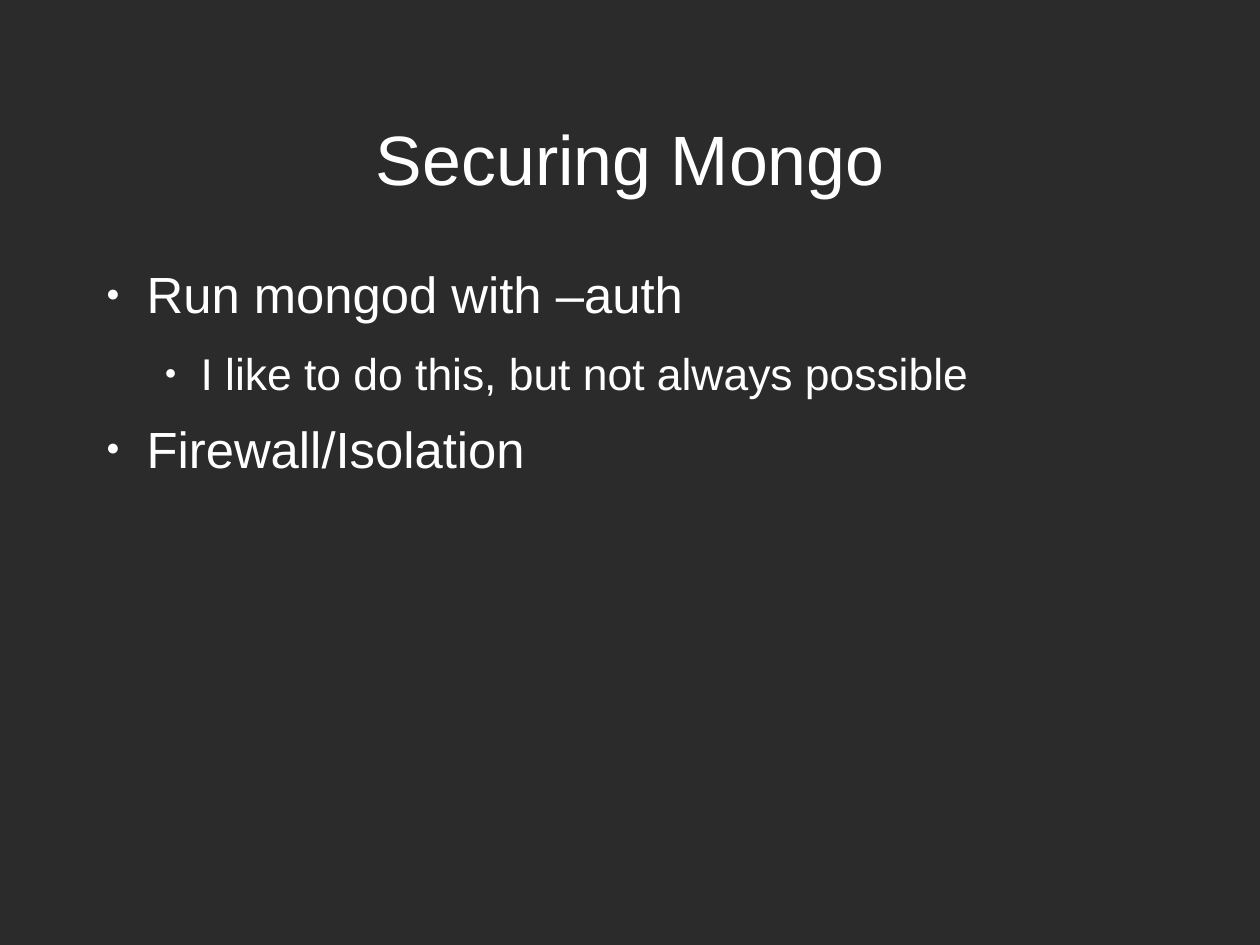
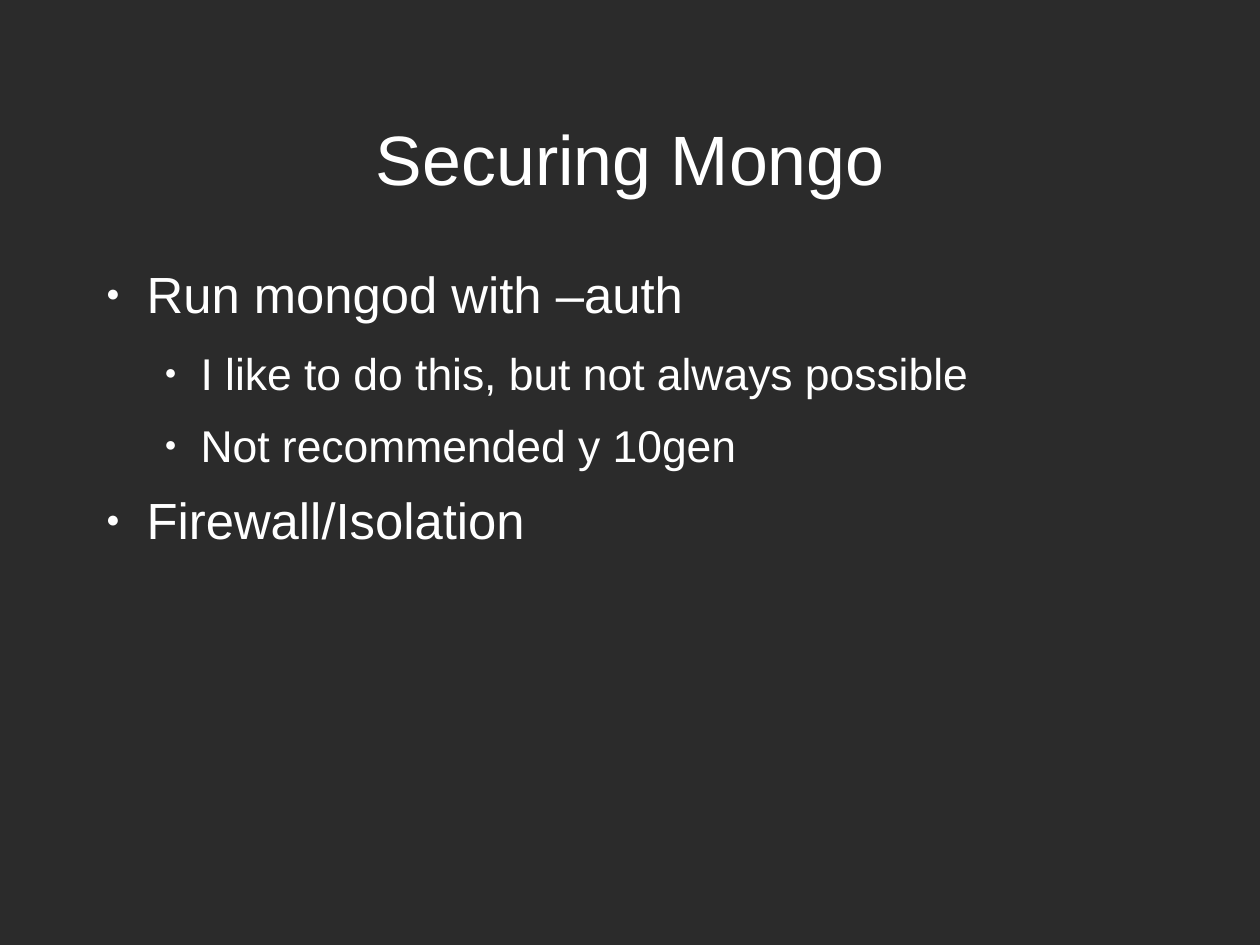
Before and after one commit to zippy1981/TalkMaterials, a slide deck: slide 19 of MongoMeetup/2010-July/Mongo Windows Administration for the Unix Programmer.odp. Drawn at 1260x945 pixels with LibreOffice and Linux fonts; fonts in the diff are those of the drawing; background and template pictures are left out; a plain dark background stands for a picture behind light text. Boxes give left, top, right and bottom in pixels: in the first picture for what was removed or moved away, otherwise in the second. Text is boxed around its words. In the diff, an @@ line names an element or a change of style, - is before the commit and + after.

```diff
--- a/MongoMeetup/2010-July/Mongo Windows Administration for the Unix Programmer.odp
+++ b/MongoMeetup/2010-July/Mongo Windows Administration for the Unix Programmer.odp
@@ text at (201,429,736,471): paragraph added @@
+  ● Not recommended y 10gen
```
